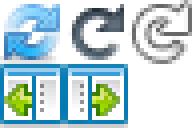
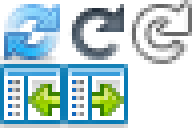
Two versions of the same layered image (192×128). Layer-by-layer changes:
added layer "arrow-edge" in group "to sidebar" over left=56, top=92, right=60, bottom=108
added layer "arrow-left" in group "to sidebar" over left=28, top=84, right=56, bottom=116
added layer "application side list (FatCow)" in group "to sidebar" over left=0, top=72, right=60, bottom=124
hid "to sidebar (FatCow)" over left=0, top=72, right=60, bottom=124
added layer "arrow-right" in group "from sidebar" over left=96, top=84, right=124, bottom=116
added layer "application side list #2 (FatCow)" in group "from sidebar" over left=72, top=80, right=124, bottom=124
hid "from sidebar (FatCow)" over left=72, top=80, right=124, bottom=124
